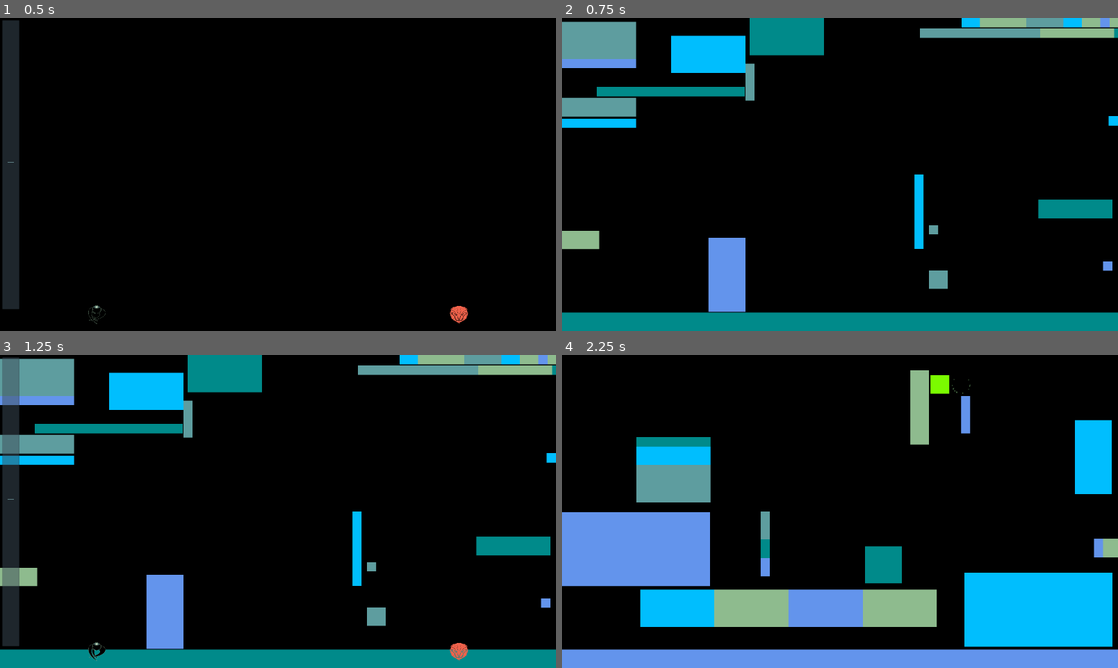
Above: before the commit, frames 1-4 (two rows, left to right).
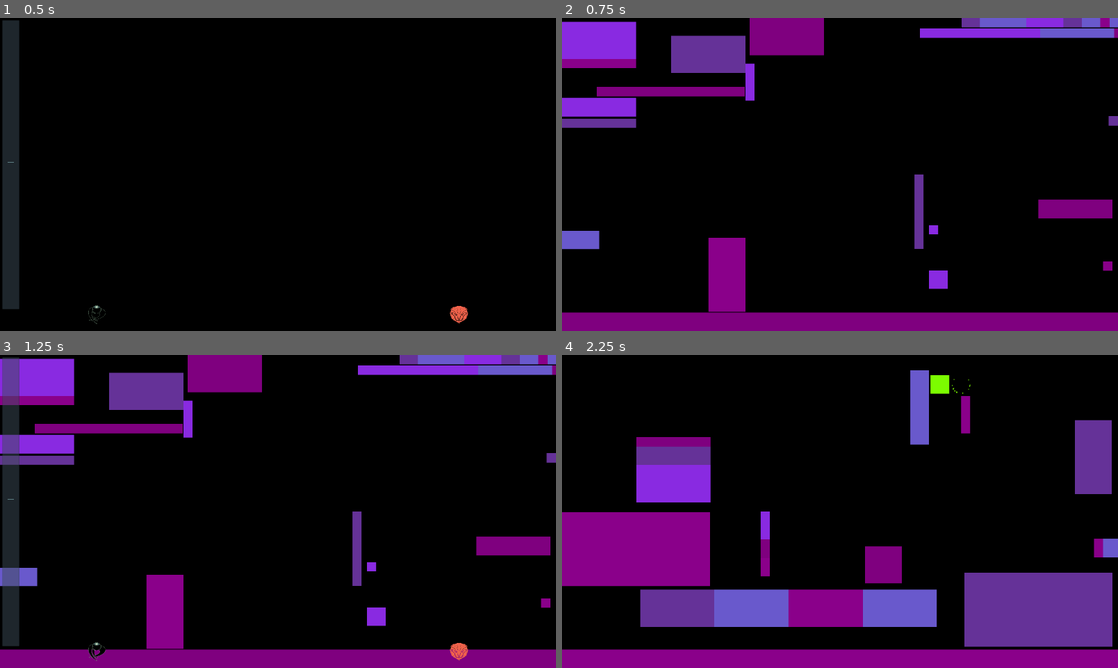
Above: after the commit, the same moments.

Repository: ObsidianBlk/GWJ47
Game: Godot game, scene res://World.tscn
Two runs of this game, one before a commit and one after it. Both use one fixed random seed, a clock stepped at 60 frames per second and the inputs below. Sound files missing from this copy of the repository are replaced by a short silence.
Inputs (mouse positions are in pixels of both pictures, inside the frame that each line leads up to):
- Up to frame 1 (0.5 s): no input
- Up to frame 2 (0.75 s): click "Start Game" at 0.5 s
- Up to frame 3 (1.25 s): no input
- Up to frame 4 (2.25 s): click "Start Game" at 1.25 s; tap Enter (ui_accept) at 2 s; move the mouse to (962, 495) at 2.02 s; hold D (right) from 2.03 s (still down); hold Shift (dash) from 2.03 s (still down); click (962, 495) at 2.17 s

Frame 1 is identical in both runs. In frame 2, 19% of the frame differs, in the area x 0-100%, y 0-100%; in frame 3, 19%; in frame 4, 32%, in the area x 0-100%, y 4-100%.

Commit message:
A new method for gaining points in level created. Other various tweaks.

Diff:
--- a/Actors/Player/Player.gd
+++ b/Actors/Player/Player.gd
@@ -13,6 +13,8 @@
 enum STATE {Idle=0, Moving=1, WallGrab=2, Air=3, Jump=4, Dash=5}
 enum DASH {Charge=0, Release=1}
 
+const PULSE_TIME : float = 0.5
+
 # -----------------------------------------------------------------------------
 # Export Variables
 # -----------------------------------------------------------------------------
@@ -21,8 +23,8 @@
 
 export var accel : float = 1000.0						setget set_accel
 export var max_speed : float = 1000.0					setget set_max_speed
-export var max_jump_height : float = 300.0				setget set_max_jump_height
-export var half_jump_dist : float = 500.0				setget set_half_jump_dist
+export var max_jump_height : float = 100.0				setget set_max_jump_height
+export var half_jump_dist : float = 300.0				setget set_half_jump_dist
 export var fall_multiplier : float = 2.0				setget set_fall_multiplier
 
 export var dash_strength : float = 400.0				setget set_dash_strength
@@ -46,6 +48,8 @@
 
 var _size_dirty : bool = true
 var _state : int = STATE.Idle
+
+var _pulse_timer : float = -1.0
 
 
 # -----------------------------------------------------------------------------
@@ -73,7 +77,7 @@
 
 func set_color(c : Color) -> void:
 	color = c
-	update()
+	modulate = color
 
 func set_max_jump_height(h : float) -> void:
 	if h > 0.0:
@@ -120,7 +124,7 @@
 
 
 func _draw() -> void:
-	draw_rect(Rect2(-(size * 0.5), size), color, true, 1.0, false)
+	draw_rect(Rect2(-(size * 0.5), size), Color.white, true, 1.0, false)
 #	if _state == STATE.Dash and _dash_state == DASH.Charge:
 #		var pos = (-size * 0.5) + dashray_node.cast_to
 #		draw_rect(Rect2(pos, size), color, false, 4.0, true)
@@ -141,6 +145,9 @@
 func _physics_process(delta : float) -> void:
 	if Engine.editor_hint:
 		return
+
+	if _pulse_timer > 0.0:
+		_pulse_timer -= delta
 
 	if _size_dirty:
 		_size_dirty = false
@@ -193,7 +200,8 @@
 				if dashray_node.is_colliding():
 					var obj = dashray_node.get_collider()
 					if obj and obj.has_method("hurt"):
-						obj.hurt(dash_strength)
+						var mult : float = 1.0 if _pulse_timer <= 0.0 else 4.0
+						obj.hurt(dash_strength * mult)
 					var pos = dashray_node.get_collision_point()
 					global_position = pos - (_direction.normalized() * (size * 0.5))
 				else:
@@ -210,7 +218,8 @@
 
 func _ProcessVelocity_v(delta : float) -> void:
 	if _state == STATE.Jump and _velocity.y >= 0.0:
-		_velocity.y = -_jump_strength
+		var mult : float = 1.0 if _pulse_timer <= 0.0 else 2.0
+		_velocity.y = -(_jump_strength * mult)
 	elif not is_on_floor():
 		var multiplier = fall_multiplier if (_state == STATE.Air or _velocity.y >= 0.0) else 1.0
 		_velocity.y += _gravity * multiplier * delta
@@ -291,6 +300,9 @@
 	if not is_in_air():
 		position.y += amount
 
+func pulse() -> void:
+	_pulse_timer = PULSE_TIME
+
 # -----------------------------------------------------------------------------
 # Handler Methods
 # -----------------------------------------------------------------------------
--- a/Actors/Player/Player.tscn
+++ b/Actors/Player/Player.tscn
@@ -7,7 +7,7 @@
 
 [sub_resource type="Gradient" id=2]
 offsets = PoolRealArray( 0, 0.304348, 0.596273, 1 )
-colors = PoolColorArray( 0.290196, 0.435294, 0.27451, 1, 0.290196, 0.435294, 0.27451, 0, 0.290196, 0.435294, 0.27451, 0, 0.290196, 0.435294, 0.27451, 1 )
+colors = PoolColorArray( 1, 1, 1, 1, 1, 1, 1, 0, 1, 1, 1, 0, 1, 1, 1, 1 )
 
 [sub_resource type="GradientTexture" id=3]
 gradient = SubResource( 2 )
@@ -30,8 +30,11 @@
 color_ramp = SubResource( 3 )
 
 [node name="Player" type="KinematicBody2D"]
+modulate = Color( 0.49, 0.99, 0, 1 )
 collision_layer = 8
 script = ExtResource( 1 )
+max_jump_height = 300.0
+half_jump_dist = 500.0
 
 [node name="CollisionShape2D" type="CollisionShape2D" parent="."]
 shape = SubResource( 1 )
--- /dev/null
+++ b/Levels/BeatTarget.gd
@@ -0,0 +1,89 @@
+extends Node2D
+
+
+# -----------------------------------------------------------------------------
+# Constants
+# -----------------------------------------------------------------------------
+const BEATS_PER_TRANSITION : int = 4
+const POSITION_LIST : Array = [ # NOTE: In a perfect world, these wouldn't be hard coded.
+	Vector2(320.0, 260.0),
+	Vector2(1600.0, 260.0),
+	Vector2(960.0, 540.0),
+	Vector2(320.0, 820.0),
+	Vector2(1600.0, 820.0),
+]
+const POINTS : int = 100
+
+# -----------------------------------------------------------------------------
+# Export Variables
+# -----------------------------------------------------------------------------
+
+
+# -----------------------------------------------------------------------------
+# Variables
+# -----------------------------------------------------------------------------
+var _active : bool = false
+var _active_draw : bool = false
+var _body : Node2D = null
+
+var _rng : RandomNumberGenerator = null
+
+# -----------------------------------------------------------------------------
+# Onready Variables
+# -----------------------------------------------------------------------------
+onready var col : CollisionShape2D = $Area2D/CollisionShape2D
+onready var sfx : AudioStreamPlayer = $SFX
+
+# -----------------------------------------------------------------------------
+# Override Methods
+# -----------------------------------------------------------------------------
+func _ready() -> void:
+	var _res : int = Game.connect("beat", self, "_on_heartbeat")
+
+func _draw() -> void:
+	if _active_draw:
+		var size : Vector2 = col.shape.extents * 2
+		draw_rect(Rect2(Vector2.ZERO, size), Color.red, false, 4.0, true)
+
+func _physics_process(_delta : float) -> void:
+	if _active and _body != null:
+		sfx.play()
+		_body = null
+		_active_draw = false
+		Game.add_to_score(POINTS)
+		update()
+
+# -----------------------------------------------------------------------------
+# Private Methods
+# -----------------------------------------------------------------------------
+
+
+# -----------------------------------------------------------------------------
+# Public Methods
+# -----------------------------------------------------------------------------
+func set_seed(rng_seed : float) -> void:
+	if _rng == null:
+		_rng = RandomNumberGenerator.new()
+	_rng.seed = int(rng_seed)
+
+# -----------------------------------------------------------------------------
+# Handler Methods
+# -----------------------------------------------------------------------------
+func _on_body_entered(body : Node2D) -> void:
+	if _body == null and body.has_method("is_in_air") and _active:
+		_body = body
+
+func _on_body_exited(body : Node2D) -> void:
+	if body == _body:
+		_body = null
+
+func _on_heartbeat(beat : int) -> void:
+	if not Game.is_game_active() or _rng == null:
+		return
+
+	if beat % BEATS_PER_TRANSITION == 0:
+		_active = not _active
+		_active_draw = _active
+		if _active:
+			position = POSITION_LIST[_rng.randi_range(0, POSITION_LIST.size() - 1)]
+		update()
--- a/Levels/Chunk/Chunk.gd
+++ b/Levels/Chunk/Chunk.gd
@@ -13,12 +13,13 @@
 # -----------------------------------------------------------------------------
 const SURFACE_OBJ : PackedScene = preload("res://Objects/Surface/Surface.tscn")
 
+
 const SURFACE_COLORS : Array = [
-	Color.cadetblue,
-	Color.cornflower,
-	Color.darkcyan,
-	Color.darkseagreen,
-	Color.deepskyblue
+	Color.blueviolet,
+	Color.darkmagenta,
+	Color.webpurple,
+	Color.slateblue,
+	Color.rebeccapurple
 ]
 
 # -----------------------------------------------------------------------------
--- a/Levels/Level.gd
+++ b/Levels/Level.gd
@@ -42,6 +42,7 @@
 onready var _player_node : KinematicBody2D = $Player
 
 onready var _env : WorldEnvironment = $WorldEnvironment
+onready var _beattarget : Node2D = $BeatTarget
 
 # -----------------------------------------------------------------------------
 # Setters
@@ -55,6 +56,7 @@
 		_rng = RandomNumberGenerator.new()
 
 	Game.connect("beat", self, "_on_heartbeat")
+	Game.connect("subbeat", self, "_on_subbeat")
 	Game.connect("game_started", self, "_on_game_started")
 	Game.connect("glow_state_changed", self, "_on_glow_state_changed")
 
@@ -137,6 +139,7 @@
 	while latest.position.y >= 0.0:
 		_AddNewChunk()
 		latest = _GetLatestChunk()
+	_beattarget.set_seed(_rng.randf() * 10000.0)
 
 
 func clear() -> void:
@@ -158,6 +161,12 @@
 	_env.environment.glow_intensity = intensity
 
 
+func _on_subbeat() -> void:
+	pass
+	#if Game.is_beat_pulse_enabled():
+	#	for chunk in _chunk_stack:
+	#		chunk.pulse()
+
 func _on_heartbeat(beat : int = 0) -> void:
 	var viewport_size : Vector2 = get_viewport().size
 	var latest : Chunk = _GetLatestChunk()
@@ -169,14 +178,14 @@
 		if lead.position.y + DROP_RATE >= viewport_size.y:
 			lead = null
 			_DropLeadChunk()
-	var include_player : bool = not _player_node.is_in_air()
 	for chunk in _chunk_stack:
 		chunk.position.y += DROP_RATE
 		if Game.is_beat_pulse_enabled():
 			chunk.pulse()
 	#if not _player_node.is_in_air():
-	if include_player:
+	if not _player_node.is_in_air():
 		_player_node.drop_if_not_in_air(DROP_RATE)
+	_player_node.pulse()
 
 
 func _on_game_started(game_seed : float) -> void:
@@ -184,4 +193,5 @@
 	fill_level(game_seed)
 	var music_count = Game.music_track_count()
 	if music_count > 0:
-		Game.play_track(_rng.randi_range(0, music_count - 1))
+		Game.play_track(0)
+		#Game.play_track(_rng.randi_range(0, music_count - 1))
--- a/Levels/Level.tscn
+++ b/Levels/Level.tscn
@@ -1,8 +1,13 @@
-[gd_scene load_steps=9 format=2]
+[gd_scene load_steps=12 format=2]
 
 [ext_resource path="res://Actors/Player/Player.tscn" type="PackedScene" id=1]
 [ext_resource path="res://Objects/Surface/Surface.tscn" type="PackedScene" id=2]
 [ext_resource path="res://Levels/Level.gd" type="Script" id=3]
+[ext_resource path="res://Levels/BeatTarget.gd" type="Script" id=4]
+[ext_resource path="res://Levels/Audio/sfx_08a.ogg" type="AudioStream" id=5]
+
+[sub_resource type="RectangleShape2D" id=6]
+extents = Vector2( 64, 64 )
 
 [sub_resource type="Shader" id=1]
 resource_local_to_scene = true
@@ -162,6 +167,19 @@
 [node name="Level" type="Node2D"]
 script = ExtResource( 3 )
 
+[node name="BeatTarget" type="Node2D" parent="."]
+script = ExtResource( 4 )
+
+[node name="Area2D" type="Area2D" parent="BeatTarget"]
+collision_mask = 8
+
+[node name="CollisionShape2D" type="CollisionShape2D" parent="BeatTarget/Area2D"]
+shape = SubResource( 6 )
+
+[node name="SFX" type="AudioStreamPlayer" parent="BeatTarget"]
+stream = ExtResource( 5 )
+bus = "SFX"
+
 [node name="StaticGeometry" type="Node2D" parent="."]
 
 [node name="Surface_Left" parent="StaticGeometry" instance=ExtResource( 2 )]
@@ -178,6 +196,8 @@
 
 [node name="Player" parent="." instance=ExtResource( 1 )]
 position = Vector2( -111, 189 )
+max_jump_height = 100.0
+half_jump_dist = 300.0
 
 [node name="WorldEnvironment" type="WorldEnvironment" parent="."]
 environment = SubResource( 5 )
@@ -189,3 +209,6 @@
 anchor_right = 1.0
 anchor_bottom = 1.0
 color = Color( 0, 0, 0, 1 )
+
+[connection signal="body_entered" from="BeatTarget/Area2D" to="BeatTarget" method="_on_body_entered"]
+[connection signal="body_exited" from="BeatTarget/Area2D" to="BeatTarget" method="_on_body_exited"]
--- a/Music/music.json
+++ b/Music/music.json
@@ -1,6 +1,6 @@
 [
-  {"name":"Justin Time", "filepath":"res://Music/justintime.ogg", "http":"https://opengameart.org/content/justin-time", "author":"iamoneabe", "copyright":"CC0", "bpm":96},
-  {"name":"Midnight Explosion", "filepath":"res://Music/midnightexplosion.ogg", "http":"https://opengameart.org/content/midnight-explosion", "author":"iamoneabe", "copyright":"CC0", "bpm":60},
+  {"name":"Justin Time", "filepath":"res://Music/justintime.ogg", "http":"https://opengameart.org/content/justin-time", "author":"iamoneabe", "copyright":"CC0", "bpm":90},
+  {"name":"Midnight Explosion", "filepath":"res://Music/midnightexplosion.ogg", "http":"https://opengameart.org/content/midnight-explosion", "author":"iamoneabe", "copyright":"CC0", "bpm":120},
   {"name":"Midsummer", "filepath":"res://Music/midsummer.ogg", "http":"https://opengameart.org/content/midsummer", "author":"iamoneabe", "copyright":"CC0", "bpm":120},
   {"name":"In The Lobby", "filepath":"res://Music/in_the_lobby.ogg", "http":"https://opengameart.org/content/in-the-lobby", "author":"Umplix", "copyright":"CC0", "bpm":112},
   {"name":"I Have a Bad Feeling About This!", "filepath":"res://Music/i_have_a_bad_feeling_about_this.ogg", "http":"https://opengameart.org/content/i-have-a-bad-feeling-about-this", "author":"Pro Sensory", "copyright":"CC0", "bpm":100},
--- a/Objects/Surface/Surface.gd
+++ b/Objects/Surface/Surface.gd
@@ -142,7 +142,8 @@
 # Public Methods
 # -----------------------------------------------------------------------------
 func beat_pulse() -> void:
-	_beat_timer = BEAT_TIME
+	if not immortal:
+		_beat_timer = BEAT_TIME
 
 
 func get_rect() -> Rect2:
--- a/Scripts/Autos/Game.gd
+++ b/Scripts/Autos/Game.gd
@@ -9,6 +9,7 @@
 signal bus_volume_change(bus_id, volume)
 signal score_changed(score)
 signal beat(beat)
+signal subbeat()
 
 signal beat_pulse_state_changed(enabled)
 signal glow_state_changed(enabled, intensity)
@@ -167,6 +168,7 @@
 			var stream = load(info.filepath)
 			if stream:
 				_music_player.stream = stream
+				_music_player.beats_per_minute = info.bpm
 				if beat_delay == 0:
 					_music_player.play()
 				else:
--- a/Scripts/MusicConductor.gd
+++ b/Scripts/MusicConductor.gd
@@ -50,7 +50,7 @@
 		_song_position = get_playback_position() + AudioServer.get_time_since_last_mix()
 		_song_position -= AudioServer.get_output_latency()
 		_song_beat = int(_song_position / _beat_seconds) + _beats_before_start
-		_report_beat()
+		call_deferred("_report_beat")
 
 
 # ------------------------------------------------------------------------------
@@ -58,8 +58,7 @@
 # ------------------------------------------------------------------------------
 func _report_beat() -> void:
 	if _song_beat != _last_song_beat:
-		call_deferred("emit_signal", "beat", _song_beat)
-		#emit_signal("beat", _song_beat)
+		emit_signal("beat", _song_beat)
 		_last_song_beat = _song_beat
 
 # ------------------------------------------------------------------------------
@@ -86,4 +85,5 @@
 		_timer.start(dur)
 	else:
 		play()
+		_timer.disconnect("timeout", self, "_on_timeout")
 	_report_beat()
Not shown, added: Levels/Audio/sfx_08a.ogg.import
Not shown, added: Levels/Audio/sfx_08a.ogg
